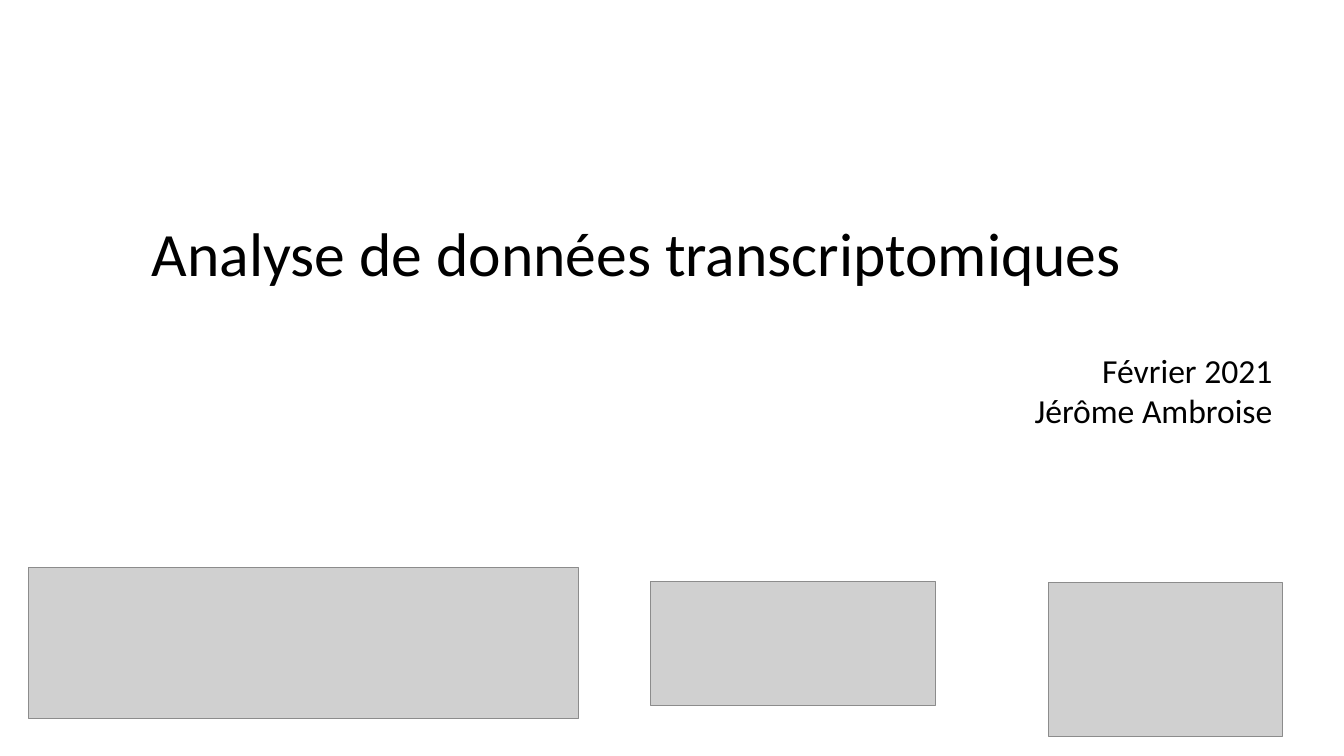
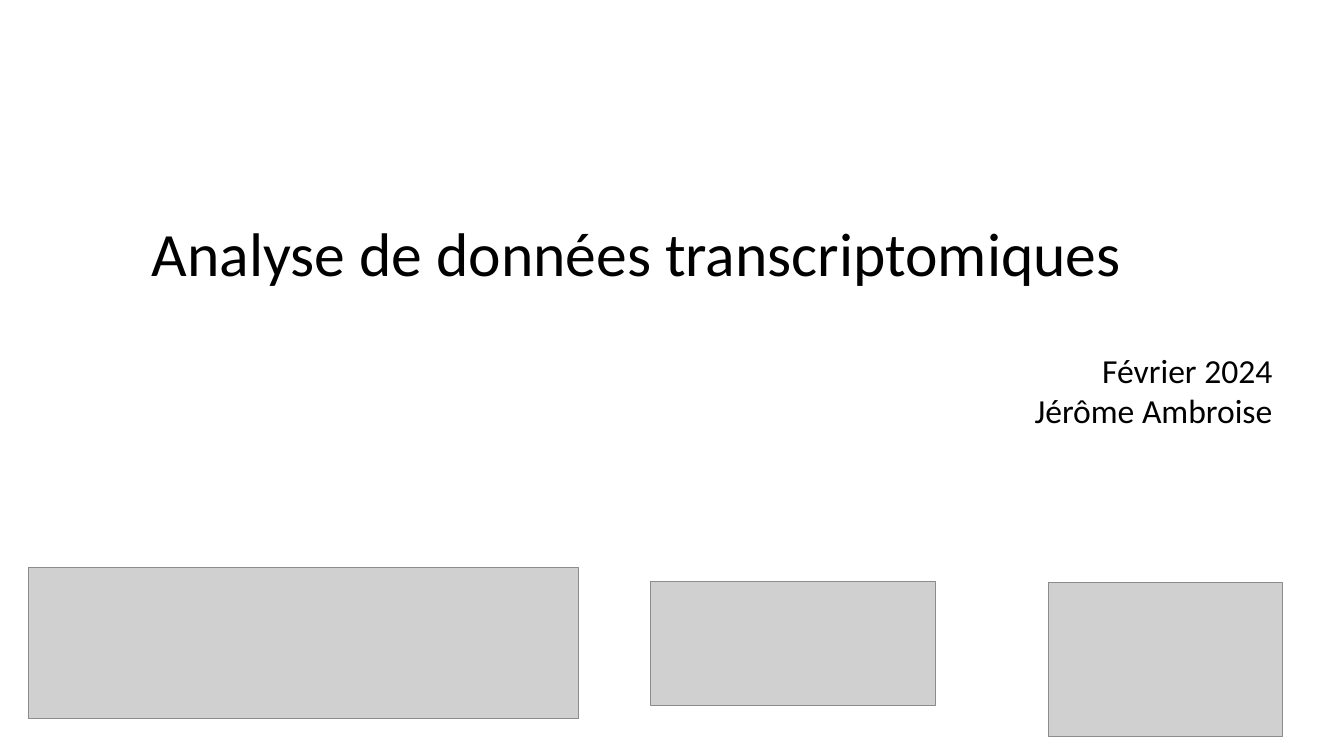
Before and after one commit to JeromeAmbroise/LSTAT2340-transcriptomic, a slide deck: slide 1 of LSTAT2340-transcriptomique.pptx. Drawn at 1344x756 pixels with LibreOffice and Linux fonts; fonts in the diff are those of the drawing; grey boxes stand for pictures. Boxes give left, top, right and bottom in pixels: in the first picture for what was removed or moved away, otherwise in the second. Text is boxed around its words. In the diff, an @@ line names an element or a change of style, - is before the commit and + after.

```diff
--- a/LSTAT2340-transcriptomique.pptx
+++ b/LSTAT2340-transcriptomique.pptx
@@ text at <box>1102,360,1272,384</box>: text changed @@
-Février 2021
+Février 2024
```
Also in this commit, not shown: 2 other files.
